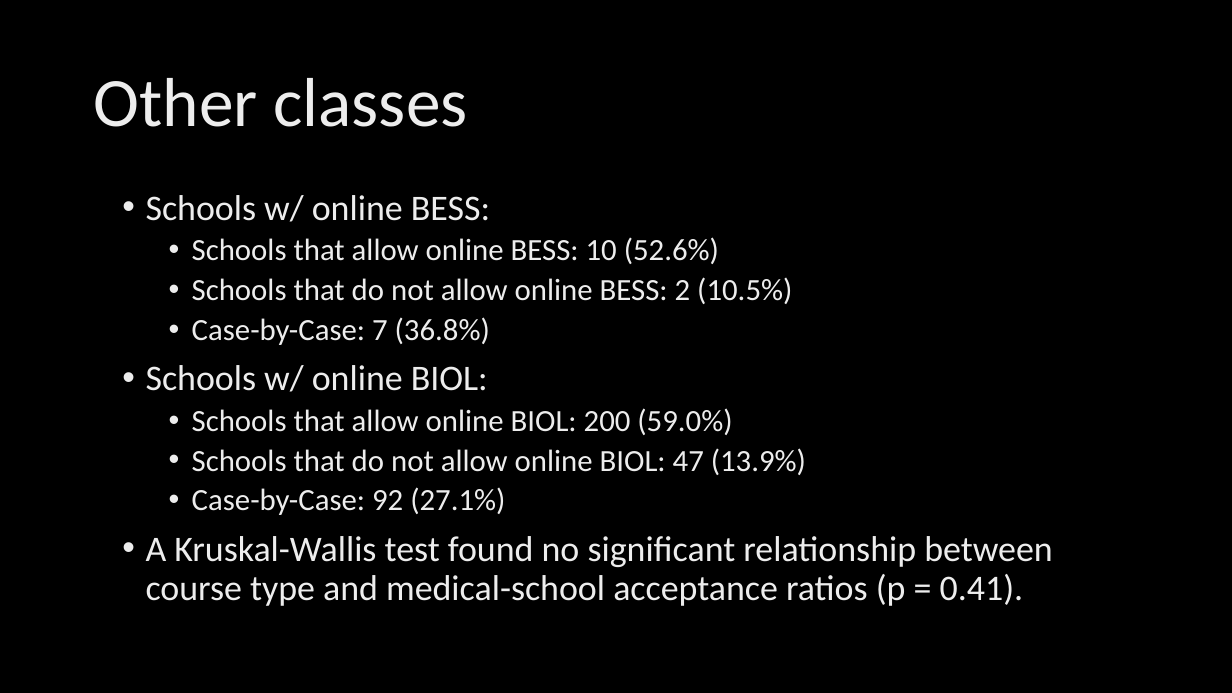
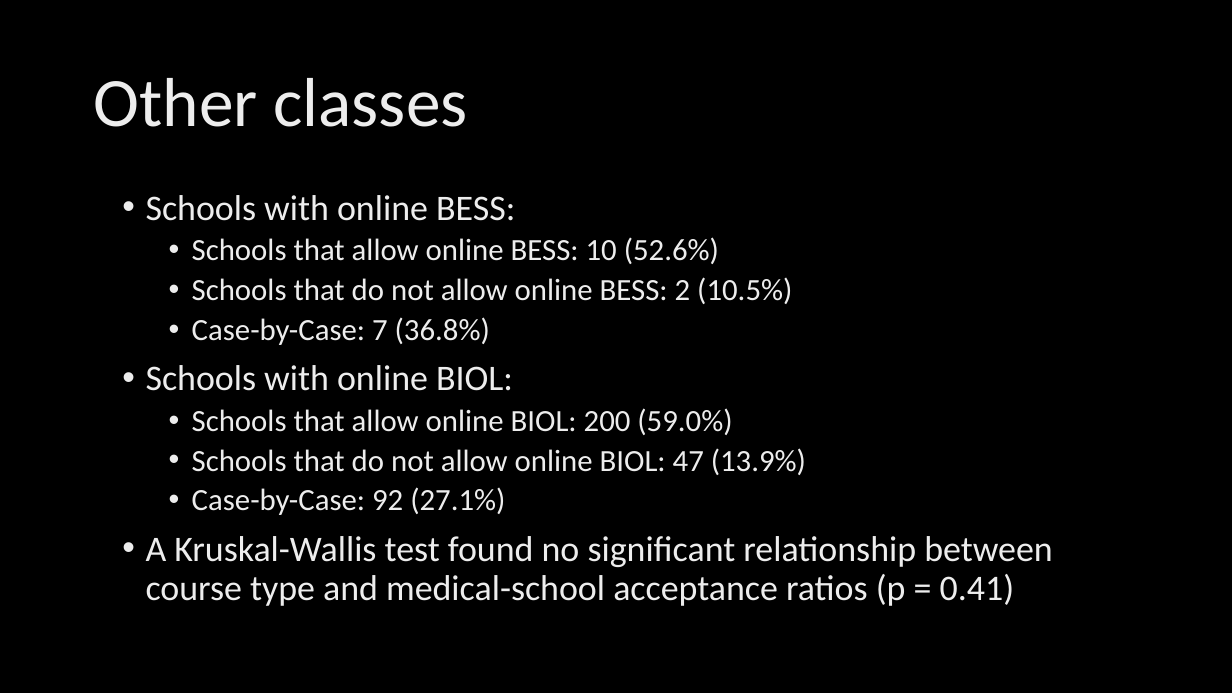
Before and after one commit to georgephung123/MSAR_Course_Consult, a slide deck: slide 9 of MSAR_Findings.pptx (slide 7 before the commit). Drawn at 1232x693 pixels with LibreOffice and Linux fonts; fonts in the diff are those of the drawing; background and template pictures are left out. Boxes give left, top, right and bottom in pixels: in the first picture for what was removed or moved away, otherwise in the second. Text is boxed around its words. In the diff, an @@ line names an element or a change of style, - is before the commit and + after.

```diff
--- a/MSAR_Findings.pptx
+++ b/MSAR_Findings.pptx
@@ text at (x1=146, y1=195, x2=515, y2=221): text changed @@
-• Schools w/ online BESS:
+• Schools with online BESS:
@@ text at (x1=146, y1=365, x2=513, y2=391): text changed @@
-• Schools w/ online BIOL:
+• Schools with online BIOL:
@@ text at (x1=146, y1=536, x2=1052, y2=606): text changed @@
-• A Kruskal-Wallis test found no significant relationship between course type and medical-school acceptance ratios (p = 0.41).
+• A Kruskal-Wallis test found no significant relationship between course type and medical-school acceptance ratios (p = 0.41)
```
Also in this commit, not shown: 7 other slides changed, 8 slides added, 3 slides removed, 1 other file.
